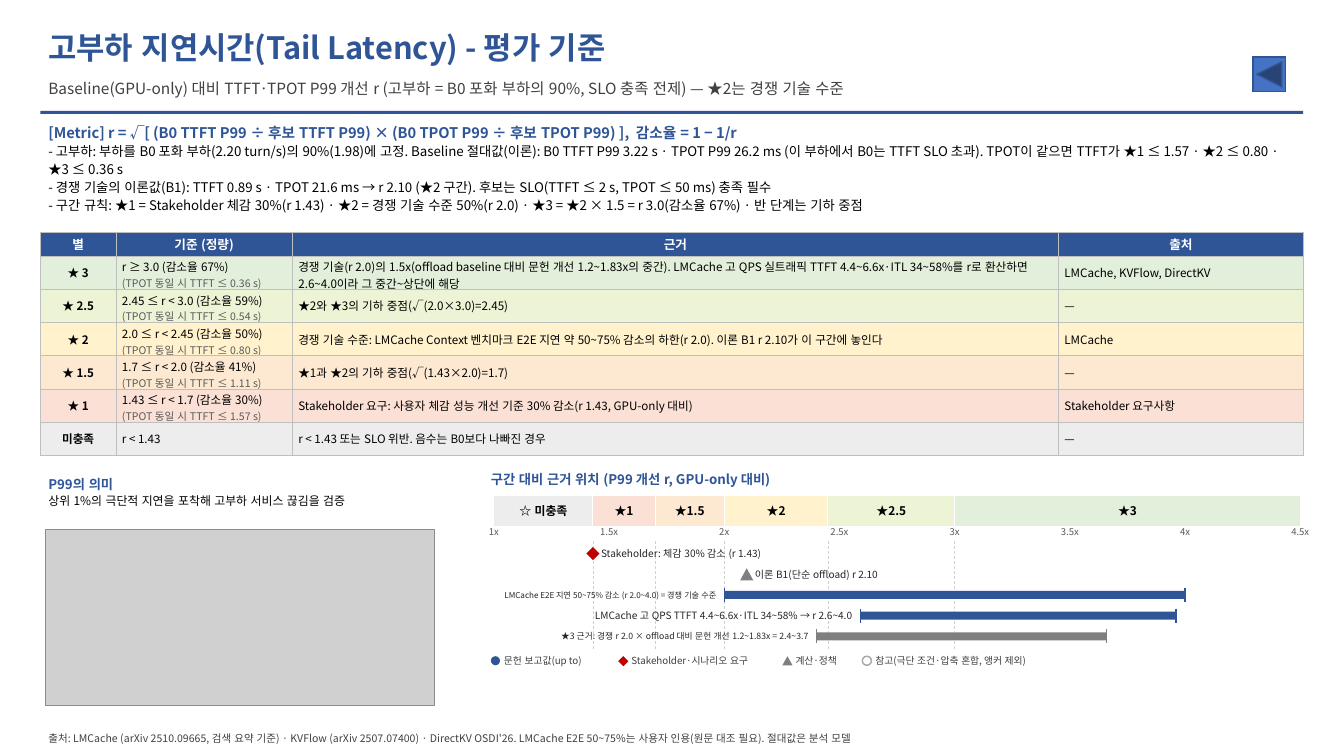
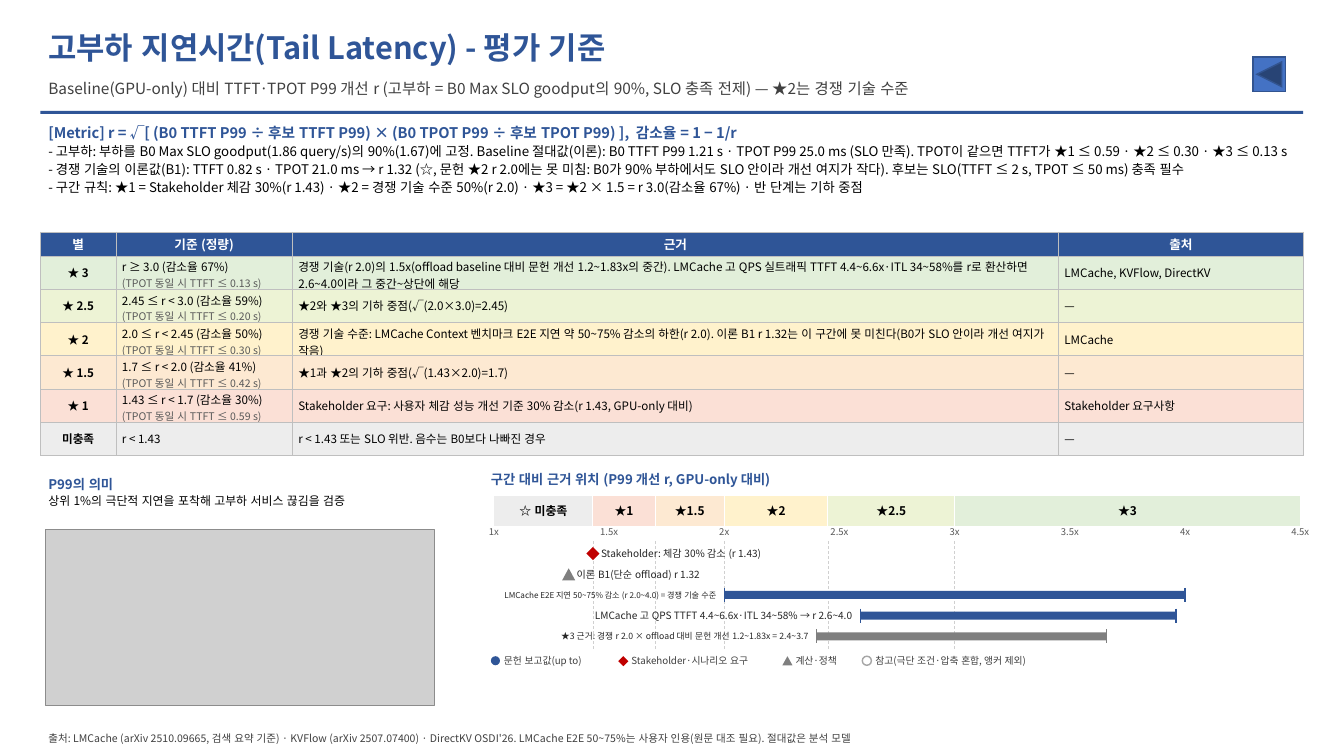
Before and after one commit to mkim0628/vllm, a slide deck: slide 16 of doc-mk/QA-criteria-v4/DP-QA-criteria-v4.pptx. Drawn at 1344x756 pixels with LibreOffice and Linux fonts; fonts in the diff are those of the drawing; grey boxes stand for pictures. Boxes give left, top, right and bottom in pixels: in the first picture for what was removed or moved away, otherwise in the second. Text is boxed around its words. In the diff, an @@ line names an element or a change of style, - is before the commit and + after.

```diff
--- a/doc-mk/QA-criteria-v4/DP-QA-criteria-v4.pptx
+++ b/doc-mk/QA-criteria-v4/DP-QA-criteria-v4.pptx
@@ text at (48,81,908,98): text changed @@
-Baseline(GPU-only) 대비 TTFT·TPOT P99 개선 r (고부하 = B0 포화 부하의 90%, SLO 충족 전제) — ★2는 경쟁 기술 수준
+Baseline(GPU-only) 대비 TTFT·TPOT P99 개선 r (고부하 = B0 Max SLO goodput의 90%, SLO 충족 전제) — ★2는 경쟁 기술 수준
@@ text at (56,145,1287,177): text changed @@
-- 고부하: 부하를 B0 포화 부하(2.20 turn/s)의 90%(1.98)에 고정. Baseline 절대값(이론): B0 TTFT P99 3.22 s · TPOT P99 26.2 ms (이 부하에서 B0는 TTFT SLO 초과). TPOT이 같으면 TTFT가 ★1 ≤ 1.57 · ★2 ≤ 0.80 · ★3 ≤ 0.36 s
-- 경쟁 기술의 이론값(B1): TTFT 0.89 s · TPOT 21.6 ms → r 2.10 (★2 구간). 후보는 SLO(TTFT ≤ 2 s, TPOT ≤ 50 ms) 충족 필수
+- 고부하: 부하를 B0 Max SLO goodput(1.86 query/s)의 90%(1.67)에 고정. Baseline 절대값(이론): B0 TTFT P99 1.21 s · TPOT P99 25.0 ms (SLO 만족). TPOT이 같으면 TTFT가 ★1 ≤ 0.59 · ★2 ≤ 0.30 · ★3 ≤ 0.13 s
+- 경쟁 기술의 이론값(B1): TTFT 0.82 s · TPOT 21.0 ms → r 1.32 (☆, 문헌 ★2 r 2.0에는 못 미침: B0가 90% 부하에서도 SLO 안이라 개선 여지가 작다). 후보는 SLO(TTFT ≤ 2 s, TPOT ≤ 50 ms) 충족 필수
@@ table at (40,232,1304,456) @@
-row 2, column 2: r ≥ 3.0 (감소율 67%) / (TPOT 동일 시 TTFT ≤ 0.36 s)
+row 2, column 2: r ≥ 3.0 (감소율 67%) / (TPOT 동일 시 TTFT ≤ 0.13 s)
-row 3, column 2: 2.45 ≤ r < 3.0 (감소율 59%) / (TPOT 동일 시 TTFT ≤ 0.54 s)
+row 3, column 2: 2.45 ≤ r < 3.0 (감소율 59%) / (TPOT 동일 시 TTFT ≤ 0.20 s)
-row 4, column 2: 2.0 ≤ r < 2.45 (감소율 50%) / (TPOT 동일 시 TTFT ≤ 0.80 s)
+row 4, column 2: 2.0 ≤ r < 2.45 (감소율 50%) / (TPOT 동일 시 TTFT ≤ 0.30 s)
-row 4, column 3: 경쟁 기술 수준: LMCache Context 벤치마크 E2E 지연 약 50~75% 감소의 하한(r 2.0). 이론 B1 r 2.10가 이 구간에 놓인다
+row 4, column 3: 경쟁 기술 수준: LMCache Context 벤치마크 E2E 지연 약 50~75% 감소의 하한(r 2.0). 이론 B1 r 1.32는 이 구간에 못 미친다(B0가 SLO 안이라 개선 여지가 작음)
-row 5, column 2: 1.7 ≤ r < 2.0 (감소율 41%) / (TPOT 동일 시 TTFT ≤ 1.11 s)
+row 5, column 2: 1.7 ≤ r < 2.0 (감소율 41%) / (TPOT 동일 시 TTFT ≤ 0.42 s)
-row 6, column 2: 1.43 ≤ r < 1.7 (감소율 30%) / (TPOT 동일 시 TTFT ≤ 1.57 s)
+row 6, column 2: 1.43 ≤ r < 1.7 (감소율 30%) / (TPOT 동일 시 TTFT ≤ 0.59 s)
@@ triangle: place and size @@
-triangle at (740,569,753,581)
+triangle at (563,569,576,581)
@@ text at (577,568,700,582): text changed @@
-이론 B1(단순 offload) r 2.10
+이론 B1(단순 offload) r 1.32
```
Also in this commit, not shown: 14 other slides changed, 4 other files.
